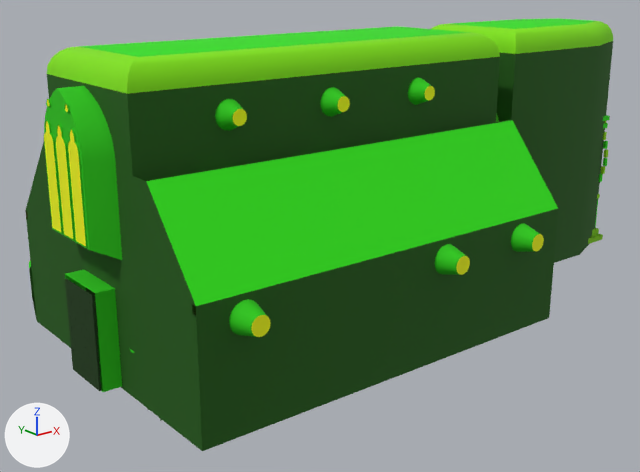
A saved change to the glTF model models/stalle/interior.glb.
Both versions are drawn from a 50 mm lens placed at (-6.23, -15.88, 12.52), pointed at (6.84, 0.46, 5.98). Lighting does not change. The marker at lower left points along +X, +Y and +Z. The first picture is the older version. Objects named as collision shapes, trigger or cutter boxes, shadow casters or lower levels of detail are left out. Vertices at exactly the same position are counted once.

In view in the first picture: 'Arch', 'DoorL', 'DoorR', 'Glass' and 1 more.
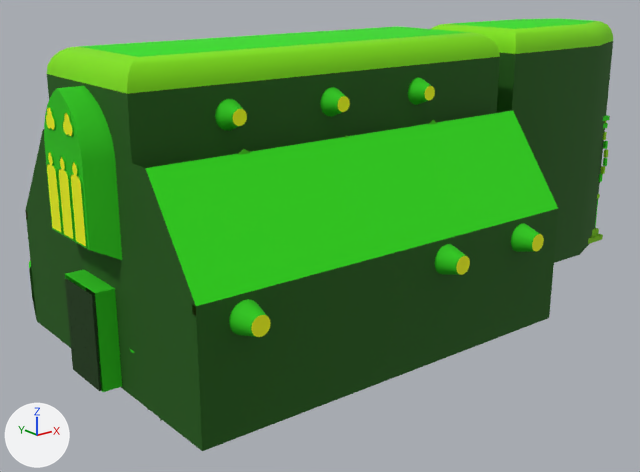
The change in detail:
me_arch is used by ob_arch; location (0.0, 0.0, 0.0).
me_arch had 4682 vertices, 7288 faces and spanned x 0.2..16.2, y -4.3..4.1, z 4.2..10.9.
me_arch now has 3740 vertices, 5619 faces and spans x 0.2..16.2, y -4.3..4.1, z 4.2..10.9.
me_arch part 1: 471 vertices moved from x 0.2..13.2, y -2.4..2.2, z 6.8..10.0 to x 0.2..13.2, y -2.4..2.2, z 6.7..10.0; 1980 vertices removed from x 0.2..10.6, y -2.5..2.3, z 4.5..10.0; 1086 vertices added at x 0.2..13.4, y -2.4..2.2, z 6.7..9.8.
Other edits to the shape of me_arch do not show in these pictures.
me_glass is used by ob_glass; location (0.0, 0.0, 0.0).
me_glass had 430 vertices, 388 faces and spanned x 0.2..13.44, y -4.33..4.14, z 5.0..10.01.
me_glass now has 490 vertices, 448 faces and spans x 0.2..13.44, y -4.33..4.14, z 5.0..9.88.
me_glass part 2: the loose piece of 21 vertices spanning x 0.2, y -0.6..-0.44, z 9.87..10.01 is scaled about its middle by (1, 2.85, 2.86), then moved by (0.0, 0.02, -0.29).
me_glass part 3: the loose piece of 21 vertices spanning x 0.2, y 0.24..0.4, z 9.87..10.01 is scaled about its middle by (1, 2.85, 2.86), then moved by (0.0, -0.02, -0.29).
me_glass part 4: 30 vertices moved from x 0.2, y -0.89..0.69, z 9.15..9.34 to x 0.2, y -0.89..0.69, z 8.55..8.68; 33 vertices removed from x 0.2, y -0.77..0.57, z 9.36..9.59; 69 vertices added at x 0.2, y -0.82..0.62, z 8.71..8.99.
Other edits to the shape of me_glass do not show in these pictures.

Changed parts and their boxes [x1, y1, x2, y2] in the pictures (640 x 472 px; the box of a moved part takes in the faces that stretch with it):
part 1 of me_arch, moved or reshaped
    before: [25, 57, 558, 421]
    after: [25, 59, 558, 421]
part 2 of me_glass, moved or reshaped
    before: [65, 105, 68, 112]
    after: [63, 113, 73, 136]
part 3 of me_glass, moved or reshaped
    before: [47, 99, 49, 106]
    after: [46, 107, 55, 130]
part 4 of me_glass, moved or reshaped
    before: [46, 121, 75, 143]
    after: [48, 152, 79, 179]
